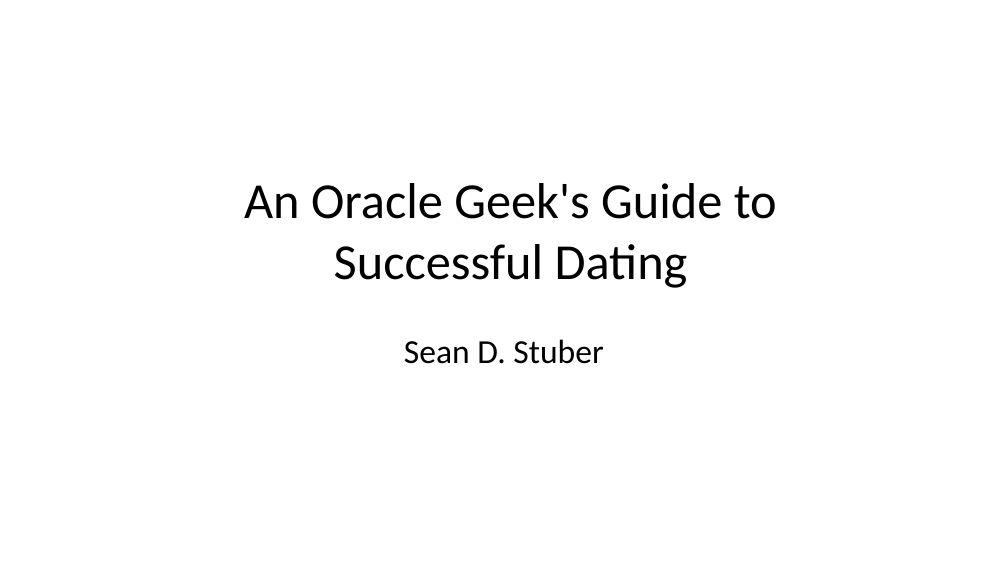
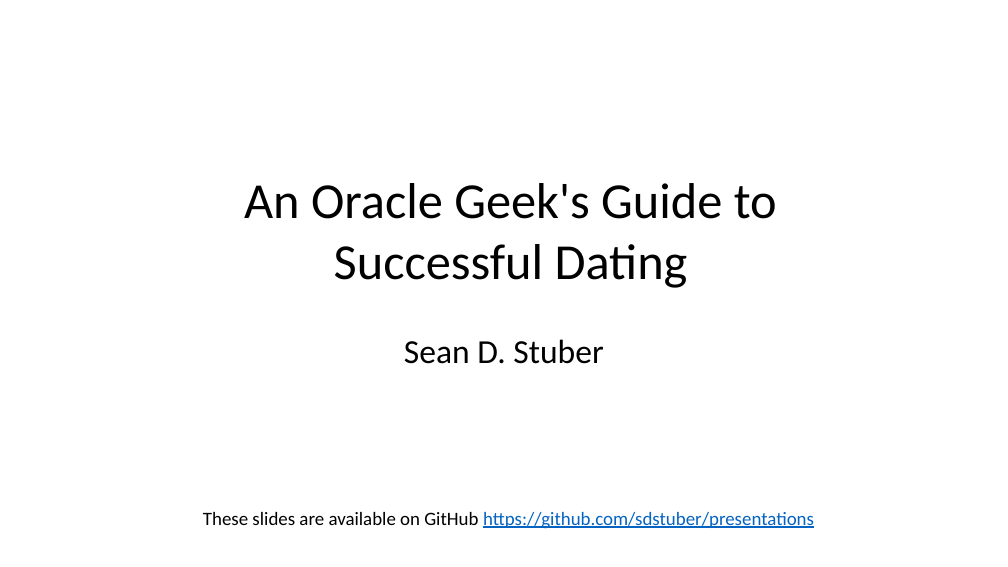
Before and after one commit to sdstuber/presentations, a slide deck: slide 2 of ODTUG_Kscope26_Oracle_Geeks_Guide_to_Successful_Dating.pptx. Drawn at 1008x567 pixels with LibreOffice and Linux fonts; fonts in the diff are those of the drawing; background and template pictures are left out. Boxes give left, top, right and bottom in pixels: in the first picture for what was removed or moved away, otherwise in the second. Text is boxed around its words. In the diff, an @@ line names an element or a change of style, - is before the commit and + after.

```diff
--- a/ODTUG_Kscope26_Oracle_Geeks_Guide_to_Successful_Dating.pptx
+++ b/ODTUG_Kscope26_Oracle_Geeks_Guide_to_Successful_Dating.pptx
@@ text added at <box>203,512,814,529</box>, 18 pt, text #0563C1, underline @@
+These slides are available on GitHub https://github.com/sdstuber/presentations
```
Also in this commit, not shown: 1 other slide changed.
